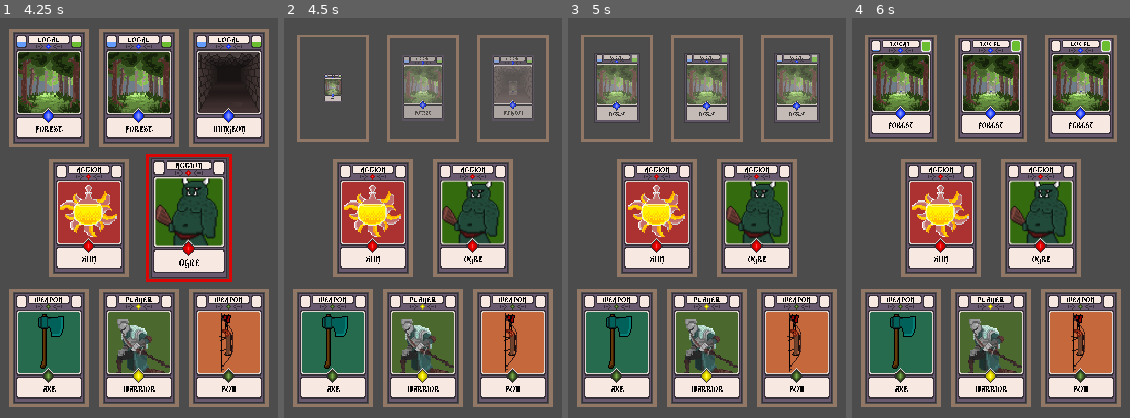
Above: before the commit, frames 1-4 (left to right).
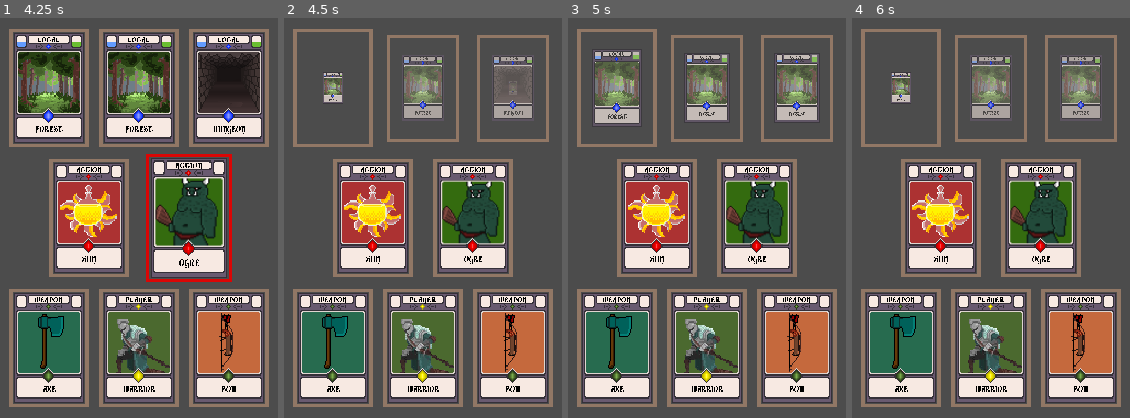
Above: after the commit, the same moments.

Repository: kdds22/Crawler-Card-RPG
Game: Godot game, scene res://scenes/MainCore.tscn
Same seed, same stepped clock (60 frames per second), same inputs: the game is played once before the commit and once after it.
Inputs (mouse positions are in pixels of both pictures, inside the frame that each line leads up to):
- Up to frame 1 (4.25 s): move the mouse to (139, 346) at 0.52 s; press the mouse at (139, 346) at 0.53 s; move the mouse to (50, 346) at 1.27 s; release the mouse at (50, 346) at 1.28 s; click (50, 346) at 1.35 s; tap Enter at 2 s; move the mouse to (227, 346) at 2.02 s; press the mouse at (227, 346) at 2.03 s; move the mouse to (88, 218) at 2.77 s; release the mouse at (88, 218) at 2.78 s; click (88, 218) at 2.85 s; move the mouse to (189, 218) at 3.52 s; press the mouse at (189, 218) at 3.53 s
- Up to frame 2 (4.5 s): tap Space at 4.25 s; move the mouse to (334, 86) at 4.27 s; release the mouse at (334, 86) at 4.28 s; click (334, 86) at 4.35 s
- Up to frame 3 (5 s): no input
- Up to frame 4 (6 s): move the mouse to (902, 86) at 5.02 s; press the mouse at (902, 86) at 5.03 s; move the mouse to (902, 86) at 5.77 s; release the mouse at (902, 86) at 5.78 s; click (902, 86) at 5.85 s

Frame 1 is identical in both runs. In frame 2, 2.4% of the frame differs, in the area x 3-33%, y 2-33%; in frame 3, 3.9%; in frame 4, 19%, in the area x 3-94%, y 2-33%.

Commit message:
FixBug Carta-Local - Agora o Pickable da Carta está sendo controlado devidamente

Diff:
--- a/scenes/CardBase.tscn
+++ b/scenes/CardBase.tscn
@@ -108,6 +108,20 @@
 "method": "queue_free"
 } ]
 }
+tracks/3/type = "method"
+tracks/3/path = NodePath(".")
+tracks/3/interp = 1
+tracks/3/loop_wrap = true
+tracks/3/imported = false
+tracks/3/enabled = true
+tracks/3/keys = {
+"times": PoolRealArray( 0 ),
+"transitions": PoolRealArray( 1 ),
+"values": [ {
+"args": [ false ],
+"method": "pickable"
+} ]
+}
 
 [sub_resource type="Animation" id=8]
 length = 0.5
@@ -149,6 +163,20 @@
 "method": "queue_free"
 } ]
 }
+tracks/3/type = "method"
+tracks/3/path = NodePath(".")
+tracks/3/interp = 1
+tracks/3/loop_wrap = true
+tracks/3/imported = false
+tracks/3/enabled = true
+tracks/3/keys = {
+"times": PoolRealArray( 0 ),
+"transitions": PoolRealArray( 1 ),
+"values": [ {
+"args": [ false ],
+"method": "pickable"
+} ]
+}
 
 [sub_resource type="Animation" id=9]
 tracks/0/type = "value"
@@ -182,20 +210,25 @@
 tracks/2/imported = false
 tracks/2/enabled = true
 tracks/2/keys = {
-"times": PoolRealArray( 1 ),
-"transitions": PoolRealArray( 1 ),
-"values": [ {
+"times": PoolRealArray( 0, 1 ),
+"transitions": PoolRealArray( 1, 1 ),
+"values": [ {
+"args": [ false ],
+"method": "pickable"
+}, {
 "args": [ true ],
 "method": "pickable"
 } ]
 }
 
 [node name="CardBase" type="RigidBody2D"]
-input_pickable = true
+modulate = Color( 1, 1, 1, 0 )
+scale = Vector2( 1.5, 1.5 )
 mode = 1
 script = ExtResource( 1 )
 
 [node name="Sprite" type="Sprite" parent="."]
+editor/display_folded = true
 texture = ExtResource( 2 )
 
 [node name="ImageType" type="Sprite" parent="Sprite"]
--- a/scenes/MainCore.tscn
+++ b/scenes/MainCore.tscn
@@ -14,6 +14,7 @@
 }
 
 [node name="Cards" type="Node2D" parent="."]
+editor/display_folded = true
 
 [node name="PosPlayer" type="Position2D" parent="Cards" groups=[
 "player",
--- a/scripts/CardBase.gd
+++ b/scripts/CardBase.gd
@@ -46,7 +46,6 @@
 # Função pra Executar qualquer ação de "entrada" sobre a carta
 # Normalmente ações com o Mouse
 func _unhandled_input(event: InputEvent) -> void:
-
 	if focused and event is InputEventMouseButton:
 
 
@@ -57,8 +56,9 @@
 				clicked = true
 				z_index = 1
 				print("is_pressed_Not_clicked...")
-				if my_info["Type"] == "Local":
-						get_node(main_core_path).card_clicked(self) # MainCore.gd
+				if my_info["Type"] == "Local" and input_pickable == true:
+					print("picable:-: ",input_pickable)
+					get_node(main_core_path).card_clicked(self) # MainCore.gd
 
 
 			print(my_info["Type"])
@@ -124,7 +124,7 @@
 
 # Chamado ao Instanciar uma Carta
 func _ready() -> void:
-	pickable(false)
+	print(input_pickable)
 	$Sprite/TextureProgressGoal.value = my_info["Distance_Goal"]
 	$Sprite/TextureProgressItem.value = my_info["Distance_Special_Item"]
 	if my_info["Type"] == "Local":
